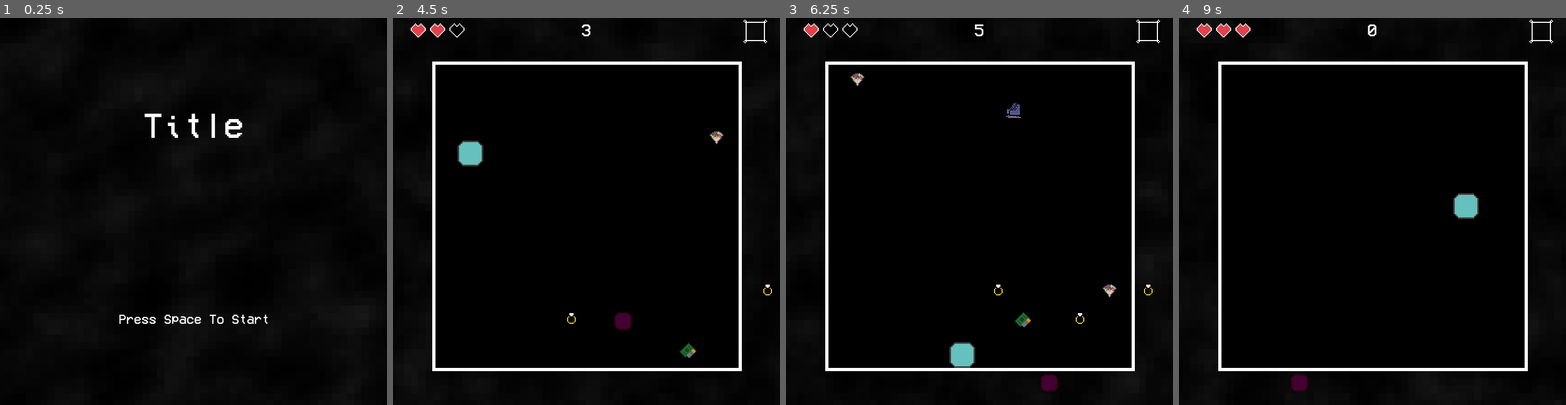
Above: before the commit, frames 1-4 (left to right).
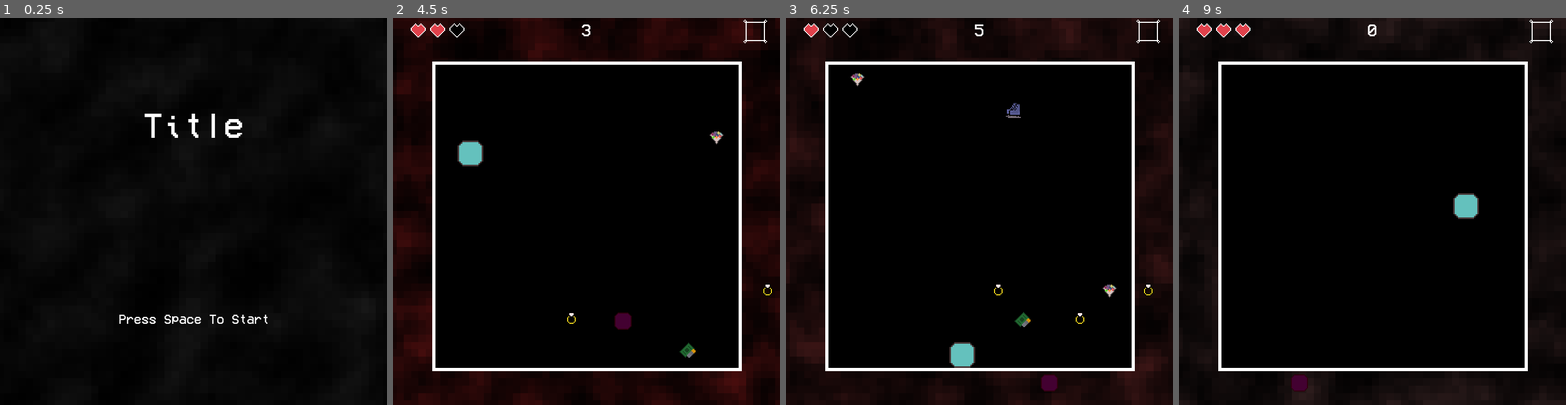
Above: after the commit, the same moments.

Repository: NathanPip/only-one
Game: Godot game, scene res://scenes/game.tscn
Two runs of this game, one before a commit and one after it. Both use one fixed random seed, a clock stepped at 60 frames per second and the inputs below. The engine's default icon, where the game draws it, is replaced by a stand-in: a white triangle on a blue panel in a dark square.
Inputs:
- Up to frame 1 (0.25 s): no input
- Up to frame 2 (4.5 s): tap Space (action) at 0.5, 1.35, 2.85, 4.35 s; hold D (move_right) 0.53-1.28 s; hold Space (action) 0.53-1.28 s; hold S (move_down) 1.28-2.03 s; hold D (move_right) 2.03-2.78 s; hold Space (action) 2.03-2.78 s; hold W (move_up) 2.78-3.53 s; hold Space (action) 3.53-4.28 s; hold A (move_left) from 3.53 s (still down)
- Up to frame 3 (6.25 s): release A (move_left) at 5.03 s; hold S (move_down) 5.03-5.78 s; hold Space (action) 5.03-5.78 s; hold D (move_right) from 5.78 s (still down); tap Space (action) at 5.85 s
- Up to frame 4 (9 s): release D (move_right) at 6.53 s; hold W (move_up) 6.53-7.28 s; hold Space (action) 6.53-7.28 s; hold D (move_right) 7.28-8.03 s; tap Space (action) at 7.35, 8.85 s; hold S (move_down) 8.03-8.78 s; hold Space (action) 8.03-8.78 s; hold A (move_left) from 8.78 s (still down)

The runs differ from the first frame. In frame 2, 12% of the frame differs, in the area x 0-100%, y 0-100%; in frame 3, 6.5%; in frame 4, 0.9%.

Commit message:
background damage animation

Diff:
--- a/materials/bg.tres
+++ b/materials/bg.tres
@@ -16,8 +16,13 @@
 
 [resource]
 shader = ExtResource("1_bhwf3")
+shader_parameter/damage_color = Color(1, 0, 0, 1)
 shader_parameter/noise = SubResource("NoiseTexture2D_dinhu")
 shader_parameter/noise2 = SubResource("NoiseTexture2D_trtic")
 shader_parameter/speed = 0.09
 shader_parameter/lightness = 0.115
 shader_parameter/pixelate_amt = 53.16
+shader_parameter/damage_amt = 0.0
+shader_parameter/flash_amt = 0.5
+shader_parameter/shake_amt = 0.01
+shader_parameter/shake_speed = 3.0
--- a/scenes/game.tscn
+++ b/scenes/game.tscn
@@ -92,7 +92,7 @@
 projectile_resources = Array[ExtResource("4_ca42v")]([ExtResource("5_rysoc"), ExtResource("6_ssvqc"), ExtResource("7_264po"), ExtResource("14_suyxu")])
 powerup_wait_range = Vector2(7, 18)
 
-[node name="Sprite2D" type="Sprite2D" parent="Game"]
+[node name="Background" type="Sprite2D" parent="Game"]
 modulate = Color(0.183242, 0.166597, 0.146242, 1)
 material = ExtResource("9_bt5mj")
 position = Vector2(360, 360.75)
@@ -234,6 +234,7 @@
 grow_vertical = 2
 
 [node name="GameOver" type="Control" parent="."]
+visible = false
 layout_mode = 3
 anchors_preset = 0
 offset_right = 721.0
--- a/scripts/globals.gd
+++ b/scripts/globals.gd
@@ -32,15 +32,19 @@
 func take_damage(amount: int):
 	health -= amount
 	damage_taken.emit()
+	damage_anim_time = starting_damage_anim_time
 	if health <= 0:
 		game_state = GameStateEnum.GAMEOVER
 
 var game_speed: float = 1
 var score: float = 0
+var starting_damage_anim_time: float = 1
+var damage_anim_time: float = 0
 var next_second: int
 var game_node: Game
 var game_over_node: Control
 var menu_node: Control
+var background: Sprite2D
 var main_chord: MusicStream
 var piano_loop: MusicStream
 var heart_beat: MusicStream
@@ -52,7 +56,6 @@
 	for s in streams:
 		if score < s.score_start || s.always_playing:
 			continue
-		print(s.volume_db)
 		s.volume_db = s.starting_db + min(sqrt((score-s.score_start)/(s.score_limit-s.score_start)), 1) * (s.max_db-s.starting_db)
 
 
@@ -67,6 +70,12 @@
 	menu_node.set_process_input(game_state == GameStateEnum.MENU)
 	menu_node.visible = game_state == GameStateEnum.MENU
 
+func play_damage_anim():
+	var anim_amt = sin(damage_anim_time*PI)
+	print(anim_amt)
+	background.material.set_shader_parameter("damage_amt", anim_amt)
+	pass
+
 func restart():
 	game_state = GameStateEnum.PLAYING
 	health = starting_health
@@ -80,6 +89,9 @@
 	game_speed += delta/100
 	if game_state != GameStateEnum.PLAYING:
 		return
+	if damage_anim_time >= 0:
+		play_damage_anim()
+		damage_anim_time -= delta
 	update_music(music_streams)
 	score += delta
 	if score >= next_second:
@@ -92,6 +104,7 @@
 	var main_node = get_tree().get_root().get_node("Node2D")
 	game_node = main_node.get_node("Game")
 	game_over_node = main_node.get_node("GameOver")
+	background = game_node.get_node("Background")
 	menu_node = main_node.get_node("MainMenu")
 	main_chord = main_node.get_node("Main_Chord")
 	fast_synth = main_node.get_node("Fast_Synth")
--- a/shaders/bg.gdshader
+++ b/shaders/bg.gdshader
@@ -1,10 +1,24 @@
 shader_type canvas_item;
 
+uniform vec4 damage_color: source_color;
 uniform sampler2D noise: repeat_enable;
 uniform sampler2D noise2: repeat_enable;
 uniform float speed;
 uniform float lightness = .2f;
 uniform float pixelate_amt;
+uniform float damage_amt = 0;
+uniform float flash_amt = .2;
+uniform float shake_amt = 5;
+uniform float shake_speed = 5;
+
+float inverseLerp(float v, float minValue, float maxValue) {
+	return (v - minValue) / (maxValue - minValue);
+}
+
+float remap(float v, float inMin, float inMax, float outMin, float outMax) {
+	float t = inverseLerp(v, inMin, inMax);
+	return mix(outMin, outMax, t);
+}
 
 void vertex() {
 	// Called for every vertex the material is visible on.
@@ -12,9 +26,9 @@
 
 void fragment() {
 	vec2 pixel_uv = round(UV * pixelate_amt)/pixelate_amt;
-	vec4 noise_tex = texture(noise, vec2(pixel_uv.x - TIME * speed, pixel_uv.y + TIME * speed));
-	vec4 noise_tex2 = texture(noise2, vec2(pixel_uv.x + TIME * speed, pixel_uv.y));
-	vec4 noise_combine = noise_tex * noise_tex2 * lightness;
+	vec4 noise_tex = texture(noise, vec2(pixel_uv.x - TIME * speed + remap(sin(PI*(damage_amt * shake_speed)), 0.f, 1.f, -shake_amt, shake_amt), pixel_uv.y + TIME * speed - remap(sin(PI*(damage_amt * shake_speed)-PI/2.f), 0.f, 1.f, -shake_amt, shake_amt)));
+	vec4 noise_tex2 = texture(noise2, vec2(pixel_uv.x + TIME * speed + remap(sin(PI*(damage_amt * shake_speed)), 0.f, 1.f, -shake_amt, shake_amt), pixel_uv.y - TIME * speed - remap(sin(PI*(damage_amt * shake_speed)-PI/2.f), 0.f, 1.f, -shake_amt, shake_amt)));
+	vec4 noise_combine = noise_tex * noise_tex2 * mix(lightness, flash_amt, damage_amt) * mix(vec4(1), damage_color, damage_amt);
 	noise_combine.a = 1.f;
 	COLOR = noise_combine;
 	// Called for every pixel the material is visible on.
